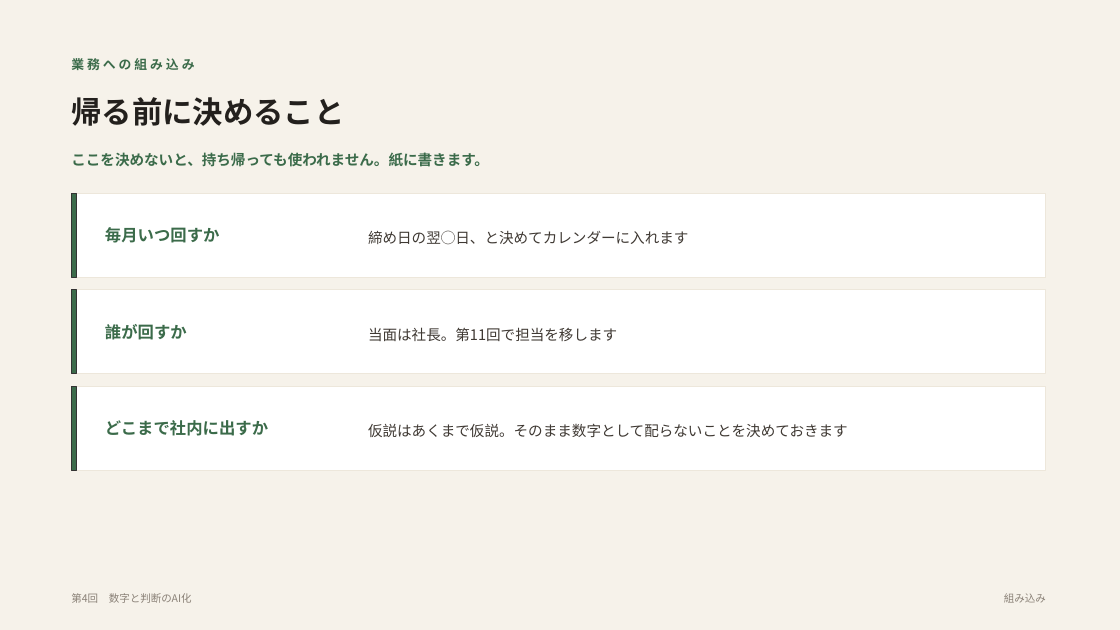
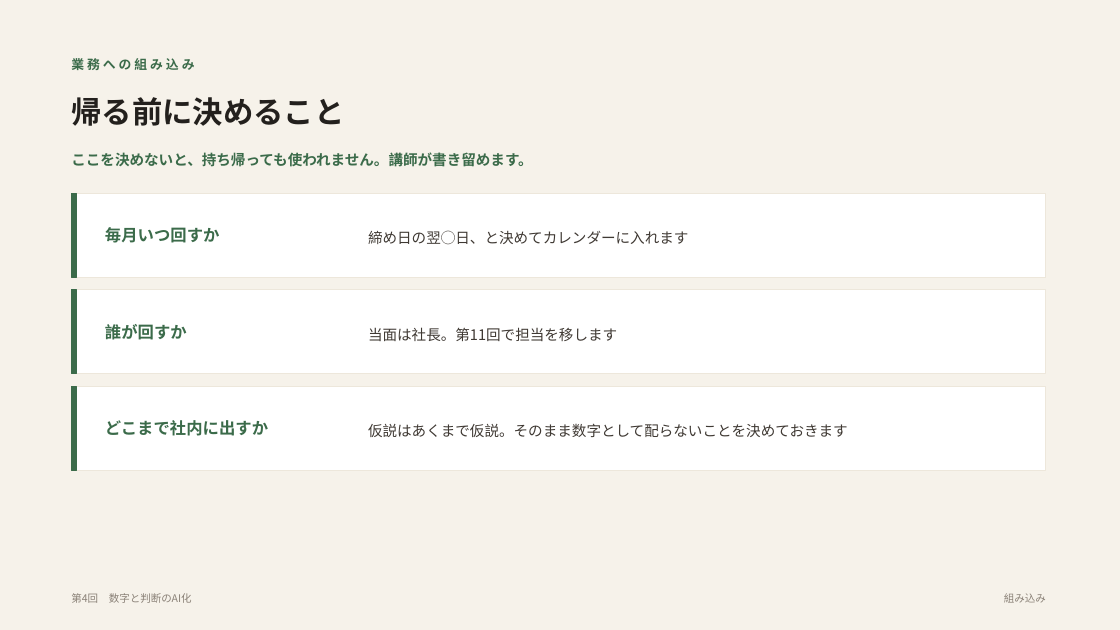
Before and after one commit to yusuke-aoki-bit/founders-ai-program, a slide deck: slide 16 of slides/pptx/第04回_数字と判断のAI化.pptx (slide 12 before the commit). Drawn at 1120x630 pixels with LibreOffice and Linux fonts; fonts in the diff are those of the drawing. Boxes give left, top, right and bottom in pixels: in the first picture for what was removed or moved away, otherwise in the second. Text is boxed around its words. In the diff, an @@ line names an element or a change of style, - is before the commit and + after.

```diff
--- a/slides/pptx/第04回_数字と判断のAI化.pptx
+++ b/slides/pptx/第04回_数字と判断のAI化.pptx
@@ text at (x1=71, y1=152, x2=532, y2=167): text changed @@
-ここを決めないと、持ち帰っても使われません。紙に書きます。
+ここを決めないと、持ち帰っても使われません。講師が書き留めます。
@@ outline #333333 1 pt to #3B6B4A 1 pt in 3 elements at (x1=71, y1=193, x2=76, y2=277), (x1=71, y1=290, x2=76, y2=374), (x1=71, y1=386, x2=76, y2=471) @@
```
Also in this commit, not shown: 9 other slides changed, 6 slides added, 4 slides removed, 17 other files.
